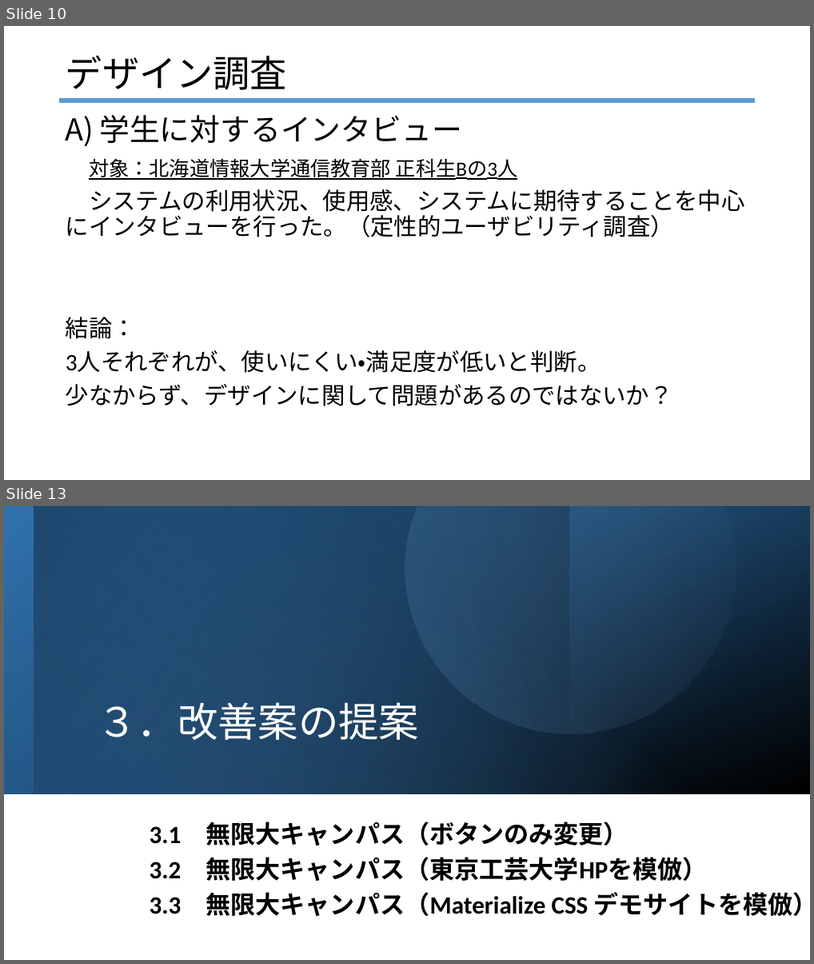
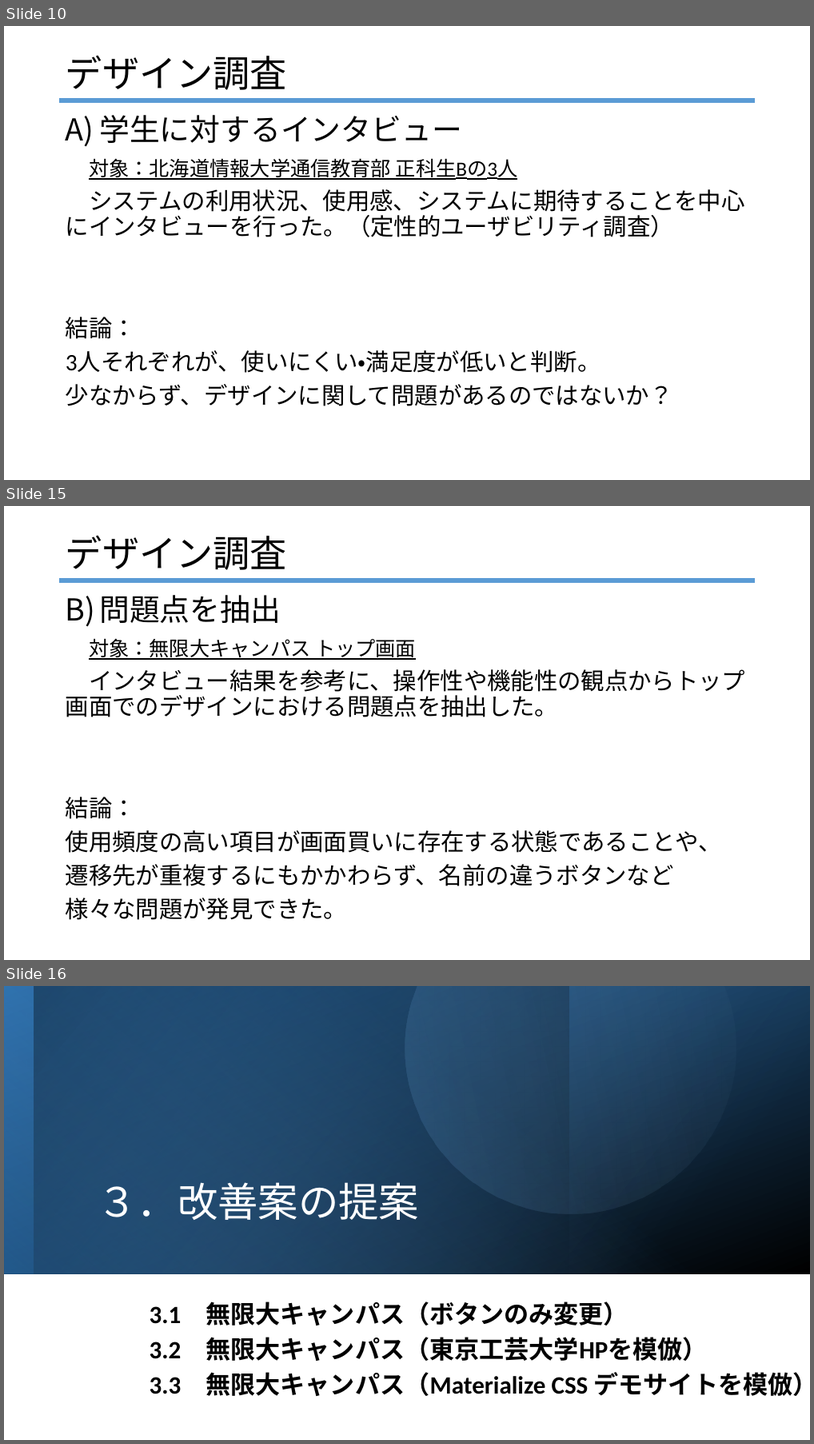
Before and after one commit to R4HB02-teamR/-R, a slide deck: progress/樫本/卒研発表リハ.pptx. Shown one above the other, each under a label of ours: slides 10 and 13 before the commit, slides 10, 15 and 16 after it; the slides between them are not shown. The pictures are 814x964 and 814x1444 pixels, drawn with LibreOffice and Linux fonts; fonts in the diff are those of the drawing. Boxes give left, top, right and bottom in pixels: in the first picture for what was removed or moved away, otherwise in the second. Text is boxed around its words. In the diff, an @@ line names an element or a change of style, - is before the commit and + after.

```diff
--- a/progress/樫本/卒研発表リハ.pptx
+++ b/progress/樫本/卒研発表リハ.pptx
@@ slide 15 added at (4,506,810,960), background #FFFFFF @@
@@ text added at (66,536,287,570), 44 pt, text #000000 @@
+デザイン調査
@@ line added from (60, 580) to (755, 580), #5B9BD5 6 pt @@
@@ text added at (66,595,746,920), 28 pt, text #000000 @@
+B) 問題点を抽出
+対象：無限大キャンパス トップ画面
+インタビュー結果を参考に、操作性や機能性の観点からトップ画面でのデザインにおける問題点を抽出した。
+結論：
+使用頻度の高い項目が画面買いに存在する状態であることや、
+遷移先が重複するにもかかわらず、名前の違うボタンなど
+様々な問題が発見できた。
@@ what was slide 13 is now slide 16 @@
```
Also in this commit, not shown: 12 slides changed, 4 other slides added.
